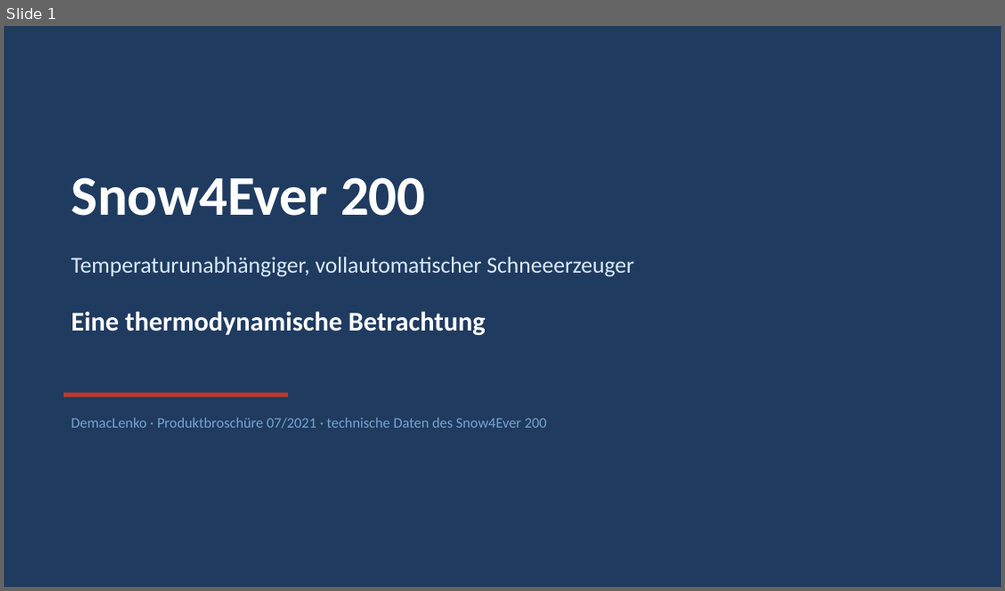
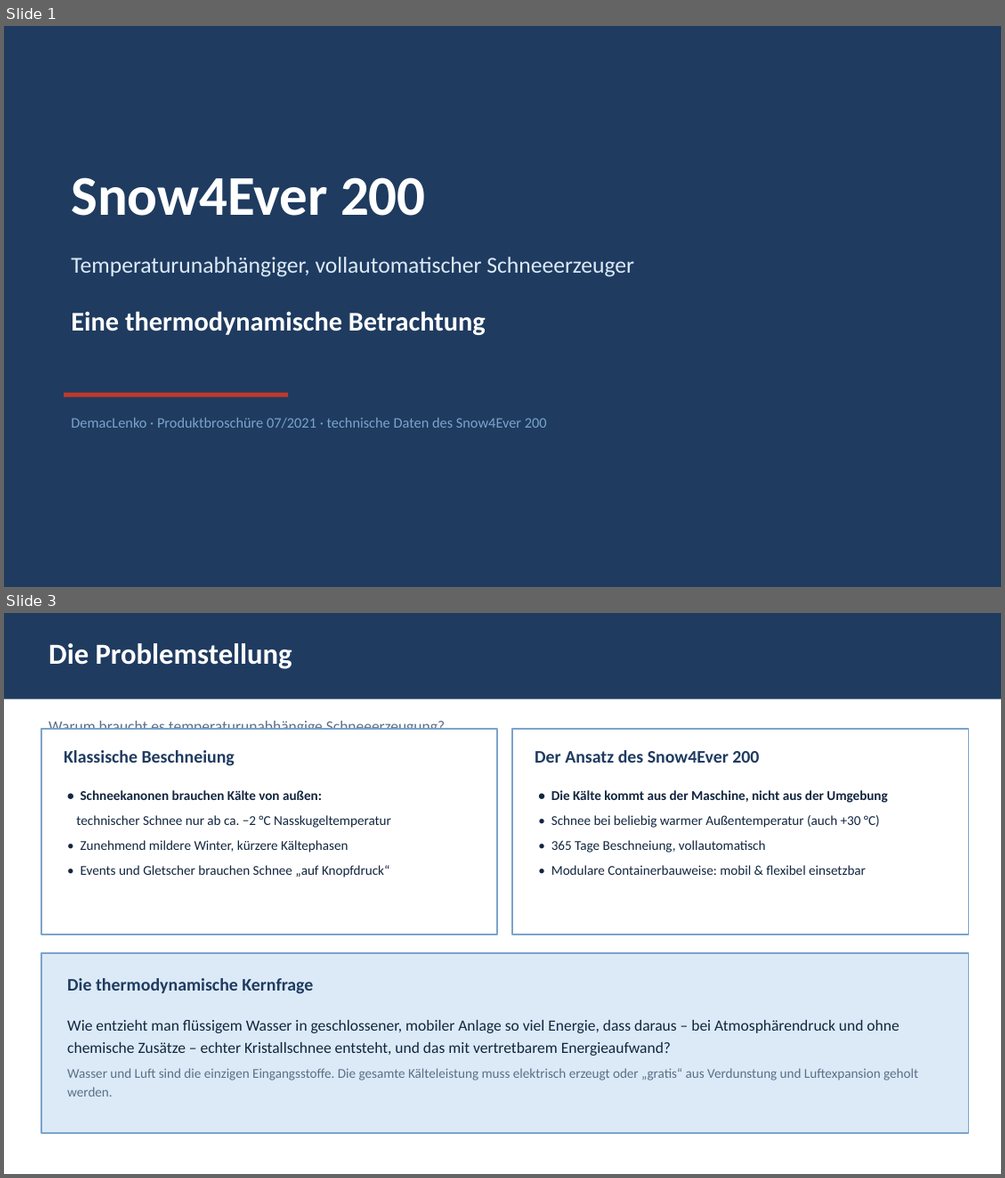
Before and after one commit to pgruberpg6-commits/Snow4ever, a slide deck: snow4ever200_thermodynamik.pptx. Shown one above the other, each under a label of ours: slide 1 before the commit, slides 1 and 3 after it; the slides between them are not shown. The pictures are 1005x591 and 1005x1178 pixels, drawn with LibreOffice and Linux fonts; fonts in the diff are those of the drawing. Boxes give left, top, right and bottom in pixels: in the first picture for what was removed or moved away, otherwise in the second. Text is boxed around its words. In the diff, an @@ line names an element or a change of style, - is before the commit and + after.

Commit message:
PowerPoint auf 16 Folien erweitert (ca. 30-45 min): Agenda, Problemstellung, Grundlagen, Schneekanone, Kaeltestufen, R449A, Schneequalitaet, Tripelpunkt-Klaerung, Anwendungen, Zusammenfassung

```diff
--- a/snow4ever200_thermodynamik.pptx
+++ b/snow4ever200_thermodynamik.pptx
@@ slide 3 added at (x1=4, y1=613, x2=1001, y2=1174), background #FFFFFF @@
@@ rectangle added at (x1=4, y1=613, x2=1001, y2=699), fill #1F3B60 @@
@@ text added at (x1=48, y1=643, x2=292, y2=669), 28 pt, text #FFFFFF, bold @@
+Die Problemstellung
@@ rectangle added at (x1=41, y1=729, x2=498, y2=934), fill #FFFFFF, outline #7BA4CC 1.5 pt @@
@@ text added at (x1=48, y1=721, x2=445, y2=730), 15 pt, text #5B7089 @@
+Warum braucht es temperaturunabhängige Schneeerzeugung?
@@ rectangle added at (x1=512, y1=729, x2=969, y2=934), fill #FFFFFF, outline #7BA4CC 1.5 pt @@
@@ text added at (x1=64, y1=750, x2=235, y2=766), 17 pt, text #1F3B60, bold @@
+Klassische Beschneiung
@@ text added at (x1=534, y1=750, x2=759, y2=763), 17 pt, text #1F3B60, bold @@
+Der Ansatz des Snow4Ever 200
@@ text added at (x1=76, y1=790, x2=391, y2=877), 13 pt, text #12263F @@
+• Schneekanonen brauchen Kälte von außen:
+technischer Schnee nur ab ca. −2 °C Nasskugeltemperatur
+• Zunehmend mildere Winter, kürzere Kältephasen
+• Events und Gletscher brauchen Schnee „auf Knopfdruck“
@@ text added at (x1=551, y1=790, x2=887, y2=875), 13 pt, text #12263F @@
+• Die Kälte kommt aus der Maschine, nicht aus der Umgebung
+• Schnee bei beliebig warmer Außentemperatur (auch +30 °C)
+• 365 Tage Beschneiung, vollautomatisch
+• Modulare Containerbauweise: mobil & flexibel einsetzbar
@@ rectangle added at (x1=41, y1=953, x2=969, y2=1133), fill #DCEAF7, outline #7BA4CC 1.5 pt @@
@@ text added at (x1=67, y1=978, x2=313, y2=994), 17 pt, text #1F3B60, bold @@
+Die thermodynamische Kernfrage
@@ text added at (x1=67, y1=1020, x2=918, y2=1096), 15 pt, text #12263F @@
+Wie entzieht man flüssigem Wasser in geschlossener, mobiler Anlage so viel Energie, dass daraus – bei Atmosphärendruck und ohne chemische Zusätze – echter Kristallschnee entsteht, und das mit vertretbarem Energieaufwand?
+Wasser und Luft sind die einzigen Eingangsstoffe. Die gesamte Kälteleistung muss elektrisch erzeugt oder „gratis“ aus Verdunstung und Luftexpansion geholt werden.
```
Also in this commit, not shown: 9 other slides added.
